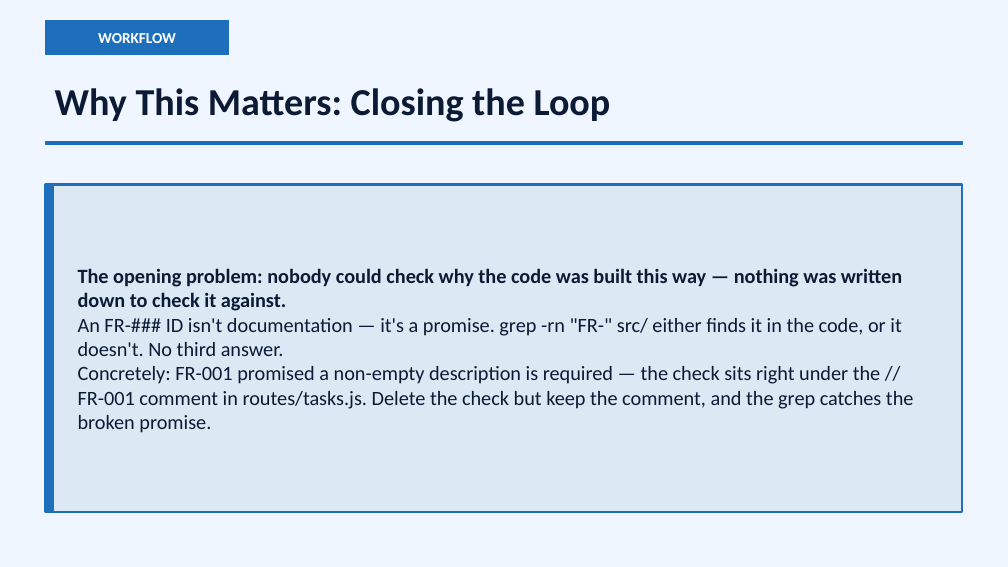
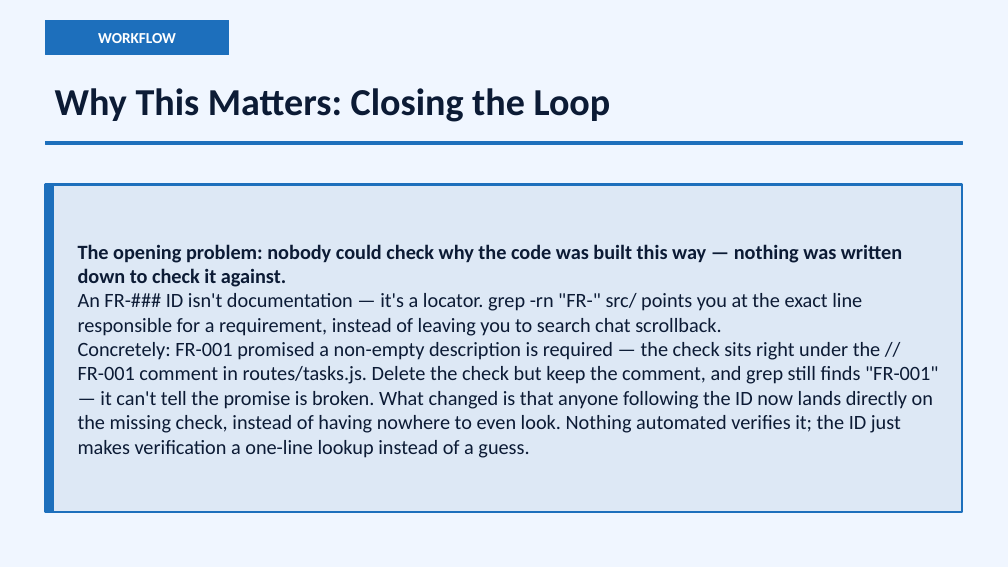
Before and after one commit to choicespecs/speckit-live-workshop, a slide deck: slide 15 of presentation/SpecDrivenDevelopment.pptx. Drawn at 1008x567 pixels with LibreOffice and Linux fonts; fonts in the diff are those of the drawing. Boxes give left, top, right and bottom in pixels: in the first picture for what was removed or moved away, otherwise in the second. Text is boxed around its words. In the diff, an @@ line names an element or a change of style, - is before the commit and + after.

```diff
--- a/presentation/SpecDrivenDevelopment.pptx
+++ b/presentation/SpecDrivenDevelopment.pptx
@@ text at (78,293,939,458): text changed @@
-An FR-### ID isn't documentation — it's a promise. grep -rn "FR-" src/ either finds it in the code, or it doesn't. No third answer.
-Concretely: FR-001 promised a non-empty description is required — the check sits right under the // FR-001 comment in routes/tasks.js. Delete the check but keep the comment, and the grep catches the broken promise.
+An FR-### ID isn't documentation — it's a locator. grep -rn "FR-" src/ points you at the exact line responsible for a requirement, instead of leaving you to search chat scrollback.
+Concretely: FR-001 promised a non-empty description is required — the check sits right under the // FR-001 comment in routes/tasks.js. Delete the check but keep the comment, and grep still finds "FR-001" — it can't tell the promise is broken. What changed is that anyone following the ID now lands directly on the missing check, instead of having nowhere to even look. Nothing automated verifies it; the ID just makes verification a one-line lookup instead of a guess.
```
